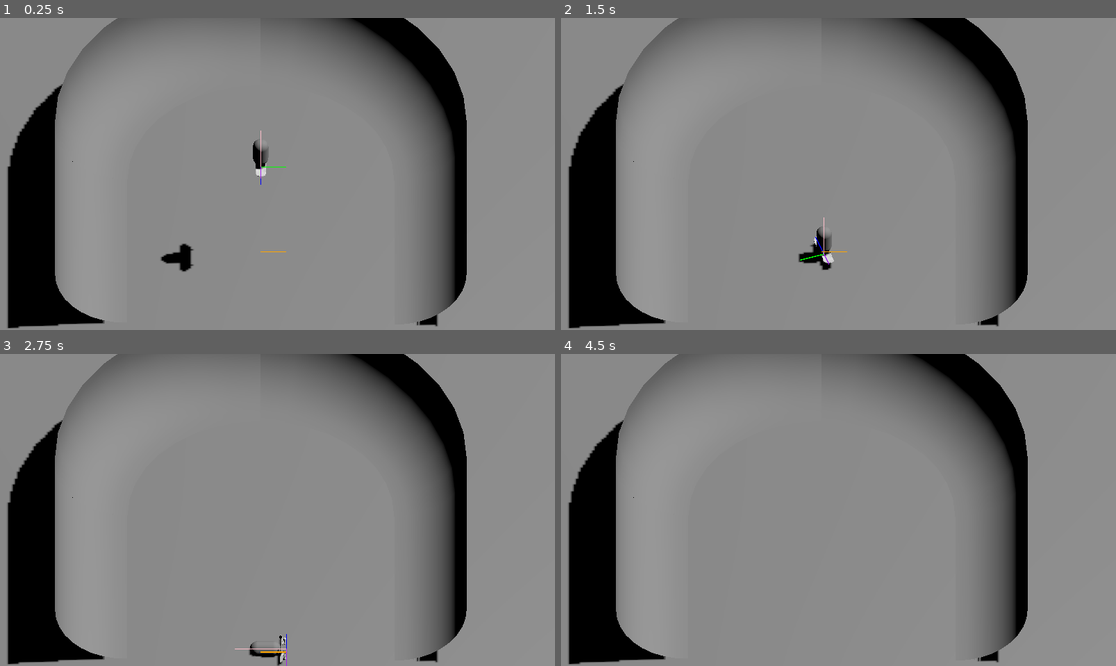
Above: before the commit, frames 1-4 (two rows, left to right).
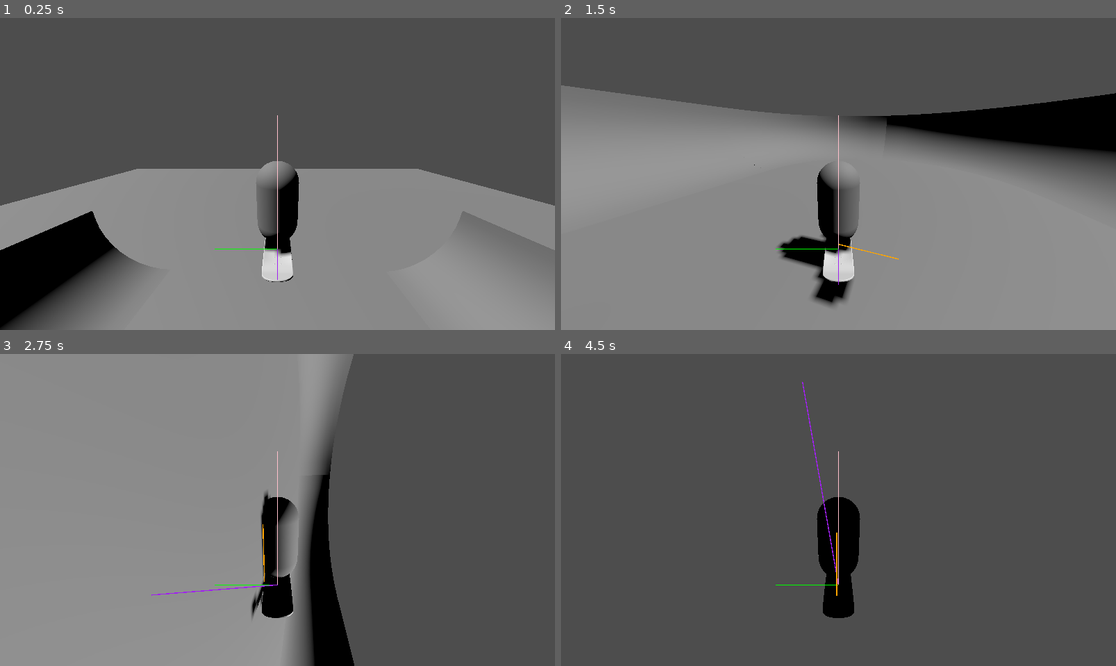
Above: after the commit, the same moments.

Repository: 3deric/GodotSkate
Game: Godot game, scene res://Scenes/testLevel.tscn
The game is run twice, just before and just after one commit, with the same random seed, the same clock (stepped at 60 frames per second) and the same inputs.
Inputs:
- Up to frame 1 (0.25 s): no input
- Up to frame 2 (1.5 s): hold D (Right) 0.53-1.28 s; tap Space (Jump) at 0.77 s; hold S (Backward) from 1.28 s (still down)
- Up to frame 3 (2.75 s): tap Space (Jump) at 1.52 s; release S (Backward) at 2.03 s; hold D (Right) from 2.03 s (still down)
- Up to frame 4 (4.5 s): release D (Right) at 2.78 s; hold W (Forward) 2.78-3.53 s; tap Space (Jump) at 3.02, 3.77 s; hold A (Left) from 3.53 s (still down)

The runs differ from the first frame. In frame 1, 60% of the frame differs, in the area x 0-100%, y 0-100%; in frame 2, 48%; in frame 3, 52%; in frame 4, 95%.

Commit message:
Started bugfixing the ramp alignment logic

Diff:
--- a/Skategame/Scenes/characterBody3D.tscn
+++ b/Skategame/Scenes/characterBody3D.tscn
@@ -64,3 +64,7 @@
 transform = Transform3D(0.6, 0, 0, 0, 0.6, 0, 0, 0, 0.6, 0, 0.816679, 0)
 mesh = SubResource("CapsuleMesh_gsf53")
 skeleton = NodePath("../..")
+
+[node name="Camera3D" type="Camera3D" parent="."]
+transform = Transform3D(-1, -1.77636e-15, -8.74228e-08, -2.31406e-08, 0.964331, 0.264698, 8.43045e-08, 0.264698, -0.964331, 0, 1.80857, -2.081)
+fov = 90.0
--- a/Skategame/Scenes/testLevel.tscn
+++ b/Skategame/Scenes/testLevel.tscn
@@ -74,15 +74,7 @@
 [node name="ColBase" type="CollisionShape3D" parent="PipeCurve2"]
 shape = SubResource("ConcavePolygonShape3D_etc7n")
 
-[node name="Camera3D" type="Camera3D" parent="."]
-transform = Transform3D(1, 0, 0, 0, 0.708155, 0.706057, 0, -0.706057, 0.708155, 0.65, 14.062, 9.81218)
-projection = 1
-fov = 85.2
-size = 12.12
-far = 302.85
-
-[node name="DebugView" parent="." node_paths=PackedStringArray("camera", "player") instance=ExtResource("5_cf44f")]
-camera = NodePath("../Camera3D")
+[node name="DebugView" parent="." node_paths=PackedStringArray("player") instance=ExtResource("5_cf44f")]
 player = NodePath("../Character")
 
 [node name="Character" parent="." instance=ExtResource("4_d8v8c")]
--- a/Skategame/Scripts/characterBody3D.gd
+++ b/Skategame/Scripts/characterBody3D.gd
@@ -26,7 +26,7 @@
 @onready var rbdBoard: RigidBody3D = get_node("RBDBoard")
 @onready var rbdChar: RigidBody3D = get_node("RBDCharacter")
 
-
+@onready var camera: Camera3D = get_node("Camera3D")
 
 func _ready():
 	_resetPlayer(Vector3.UP * 5.0)
@@ -78,7 +78,6 @@
 		rotate_object_local(Vector3.UP, input.x * rotJump * delta)
 		rampPos.x = global_position.x
 		rampPos.z = global_position.z
-		#up_direction = rampDir
 
 		var velHor = velocity * Vector3(1,0,1)
 		var velUp = velocity * Vector3.UP
@@ -89,6 +88,8 @@
 
 		up_direction = rampDir
 
+		#else:
+		#	playerState = PlayerState.AIR
 
 		velHor = _collideAndSlide(velHor, rampPos, 0, velHor)
 
@@ -138,7 +139,7 @@
 	var raycast = _raycast(global_position, global_position - up_direction)
 	if raycast:
 		up_direction = raycast.normal
-	else:
+	if (playerState == PlayerState.AIR):
 		up_direction = Vector3.UP
 
 func _process(delta):
@@ -187,6 +188,7 @@
 
 func _align(xform, newUp):
 	xform.basis.y = newUp
+	print(newUp)
 	xform.basis.x = -xform.basis.z.cross(newUp)
 	xform.basis = xform.basis.orthonormalized()
 	return xform
--- a/Skategame/Scripts/debugView.gd
+++ b/Skategame/Scripts/debugView.gd
@@ -1,6 +1,6 @@
 extends Control
 
-@export var camera: Camera3D
+#@export var camera: Camera3D
 @export var player: Node3D
 
 func _process(delta):
@@ -25,4 +25,4 @@
 	pass
 
 func _debugDraw(from, to, col):
-	draw_line(camera.unproject_position(from), camera.unproject_position(to), col, 2.0)
+	draw_line(player.camera.unproject_position(from), player.camera.unproject_position(to), col, 2.0)
